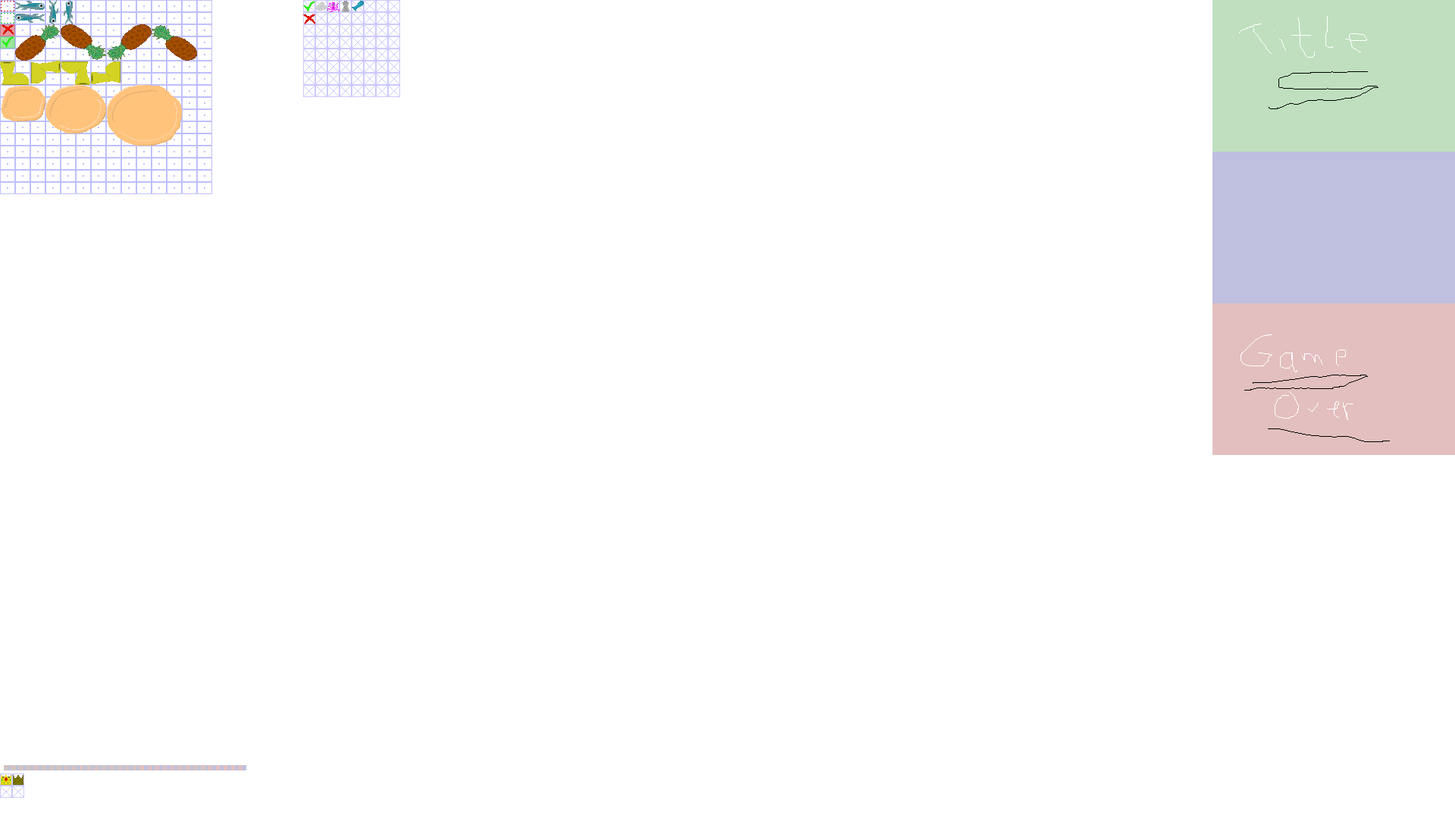
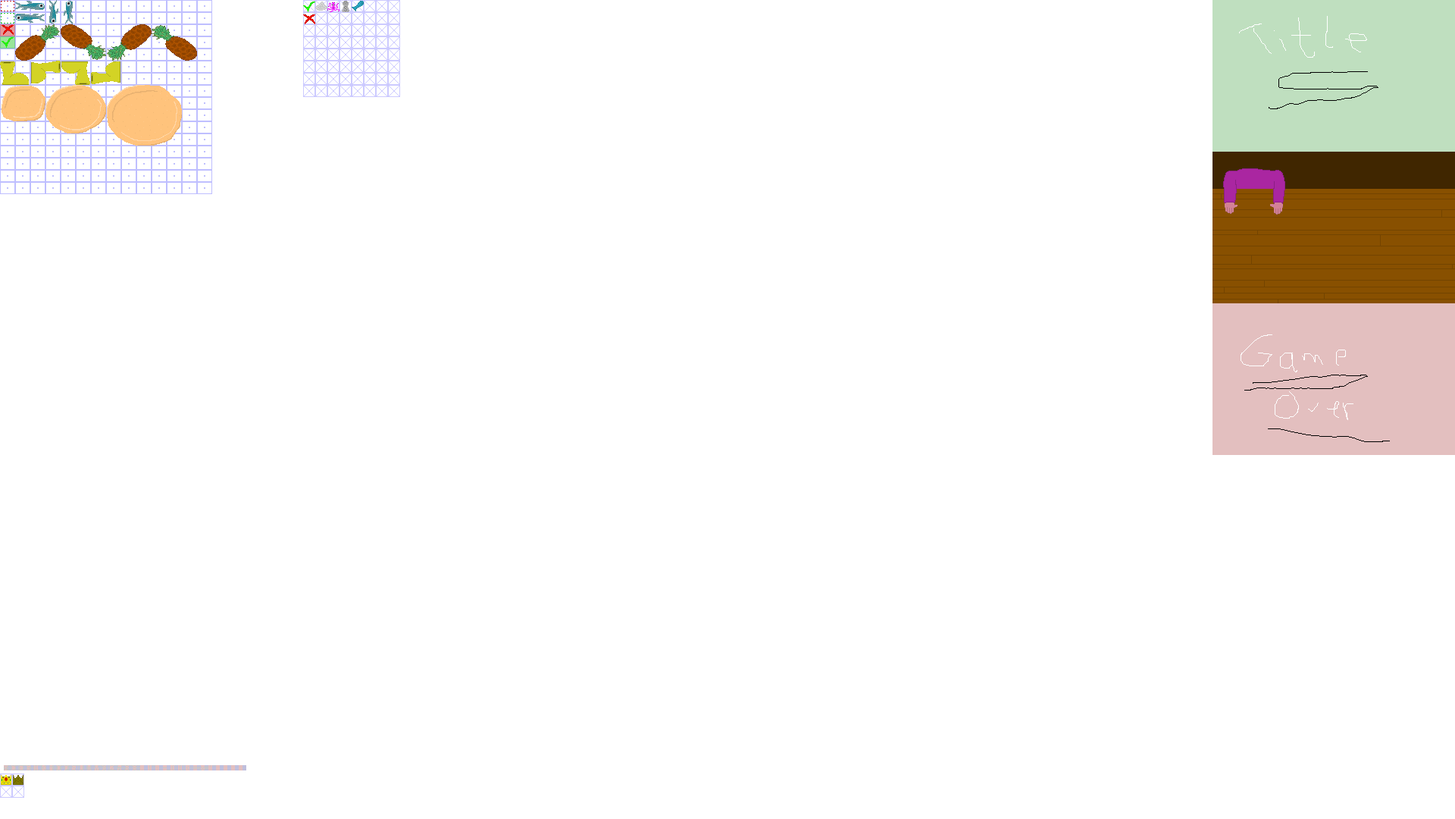
Layers edited between the first and the second w=1455, h=819 image:
added group "backgrounds" with 3 layers above "font" over (x1=1212, y1=151, x2=1455, y2=304)
added group "playing" with 2 layers in group "backgrounds" over (x1=1212, y1=151, x2=1455, y2=304)
added layer "customer_body" in group "playing" over (x1=1223, y1=168, x2=1286, y2=215)
renamed "backgrounds" to "table", moved it into group "playing", painted on it over (x1=1212, y1=151, x2=1455, y2=304)
